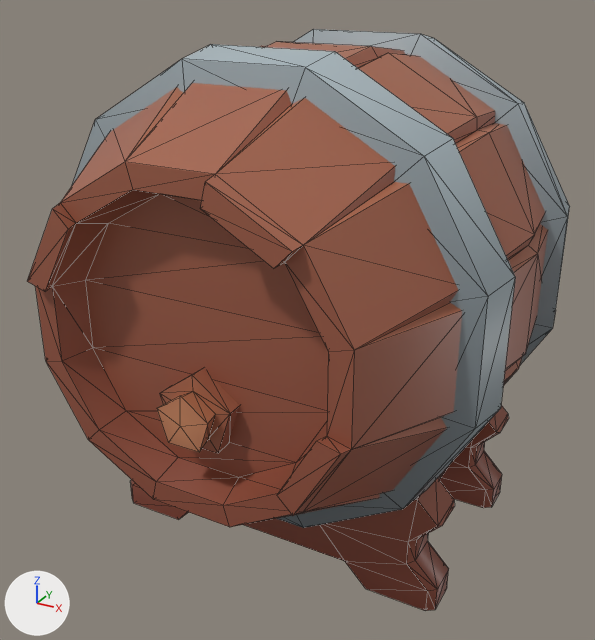
Before and after pictures for a commit that changed the glTF model public/models/d_keg.glb.
One viewpoint serves both versions: a 50 mm camera at (1.48, -2.89, 2.33) aimed at (-0.05, -0.1, 0.93). Lighting does not change. The marker at lower left points along +X, +Y and +Z. The older version comes first. Mesh edges are drawn as thin lines. Where no turn or scale is listed for an object, it has been applied to the vertices. Vertices at exactly the same position are counted once.

Names of what the first picture shows: 'keg'.
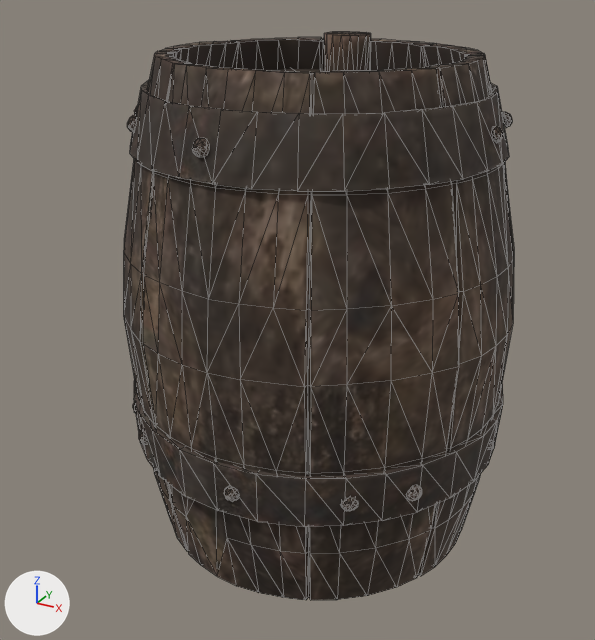
What differs and where, as boxes (x1, y1, x2, y2) in the pictures (595 x 640 px):
'keg', reshaped, recoloured (28% narrower)
    before: (27, 29, 570, 611)
    after: (124, 32, 514, 600)
part 1 of me_cylinder_014, rebuilt (25% narrower, 16% taller)
    before: (27, 41, 548, 527)
    after: (124, 37, 514, 600)
part 2 of me_cylinder_014, deleted (brown)
    before: (157, 369, 240, 453)
part 3 of me_cylinder_014, cut back
    before: (72, 29, 570, 611)
    after: (127, 32, 512, 527)

What changed in the scene script:
```text
Add img_d_keg_0:
    img_d_keg_0 = load_image('d_keg_0', '_unpacked/d_keg_0', 512, 512, 'sRGB')
Add mat_material_0:
    mat_material_0 = principled_material('Material_0')
    mat_material_0.texture = img_d_keg_0
    mat_material_0.roughness = 0.85
Change me_cylinder_014:
    used by ob_keg; location = (0.0, -0.024, 1.025)
    remove me_cylinder_014.from_pydata(...)  # 453 vertices, 807 faces; spans x -0.9..0.9, y -1.0..1.0, z -1.03..1.03
    remove me_cylinder_014.materials.append(mat_texture)  # picture img_dungeon_texture
    add me_cylinder_014.from_pydata(...)  # 1614 vertices, 2830 faces; spans x -0.81..0.81, y -0.81..0.81, z -1.03..1.03
    me_cylinder_014 part 1: the loose piece of 192 vertices spanning x -0.88..0.88, y -1.0..1.0, z -0.76..1.01 is rebuilt with 697 vertices and now spans x -0.81..0.81, y -0.8..0.8, z -1.03..0.98, in mat_material_0 (picture img_d_keg_0)
    me_cylinder_014 part 2: the loose piece of 21 vertices spanning x -0.14..0.14, y -0.98..-0.82, z -0.25..0.03 is deleted
    me_cylinder_014 part 3: 208 vertices removed from x -0.9..0.9, y -0.58..0.63, z -1.03..1.03; 917 vertices added at x -0.81..0.81, y -0.81..0.81, z -0.93..1.03
    other edits to the shape of me_cylinder_014 do not show in these pictures
    add me_cylinder_014.materials.append(mat_material_0)  # picture img_d_keg_0
```
